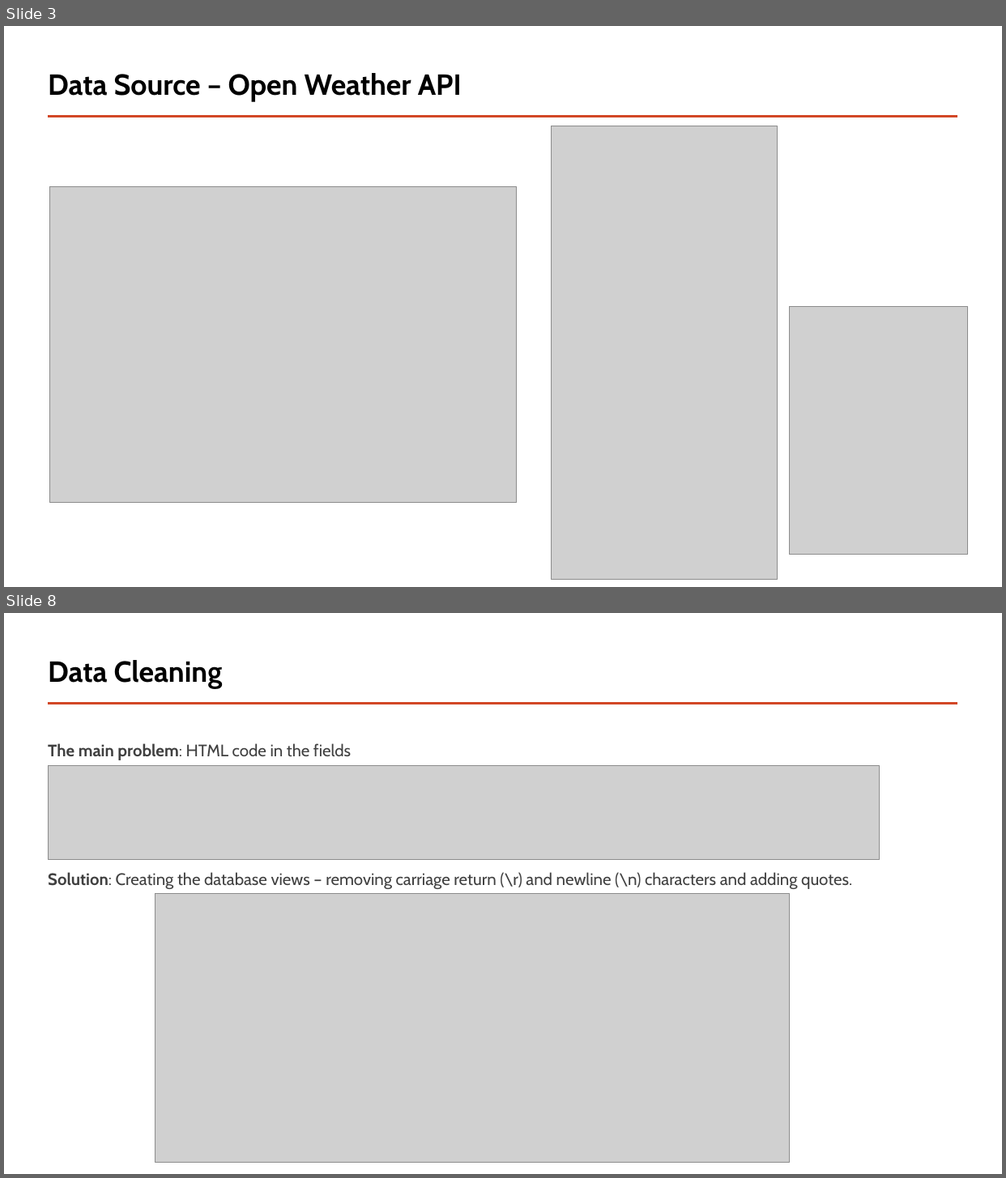
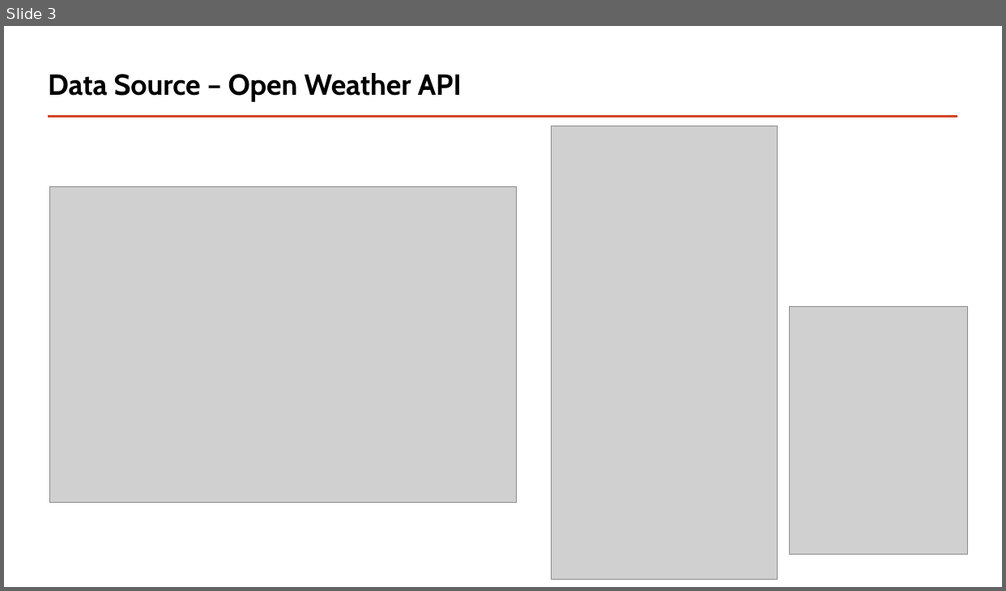
Before and after one commit to piotreks-uw-edu/kafka-weather-pipeline, a slide deck: Presentation/Processing Data on Air Pollution in Europe on Modern Data Platform.pptx. Shown one above the other, each under a label of ours: slides 3 and 8 before the commit, slide 3 after it; the slides between them are not shown. The pictures are 1006x1178 and 1006x591 pixels, drawn with LibreOffice and Linux fonts; fonts in the diff are those of the drawing; grey boxes stand for pictures. Boxes give left, top, right and bottom in pixels: in the first picture for what was removed or moved away, otherwise in the second. Text is boxed around its words. In the diff, an @@ line names an element or a change of style, - is before the commit and + after.

```diff
--- a/Presentation/Processing Data on Air Pollution in Europe on Modern Data Platform.pptx
+++ b/Presentation/Processing Data on Air Pollution in Europe on Modern Data Platform.pptx
@@ slide 8 removed at (x1=4, y1=613, x2=1002, y2=1174), background #FFFFFF; not listed: 1 template element that a slide beside it also shows @@
@@ title removed at (x1=48, y1=660, x2=223, y2=689) @@
-Data Cleaning
@@ text removed at (x1=48, y1=743, x2=852, y2=889) @@
-The main problem: HTML code in the fields
-Solution: Creating the database views – removing carriage return (\r) and newline (\n) characters and adding quotes.
@@ picture removed at (x1=49, y1=766, x2=879, y2=859) @@
@@ picture removed at (x1=155, y1=894, x2=790, y2=1162) @@
```
Also in this commit, not shown: 4 slides changed, 12 slides added, 10 other slides removed, 1 other file.
